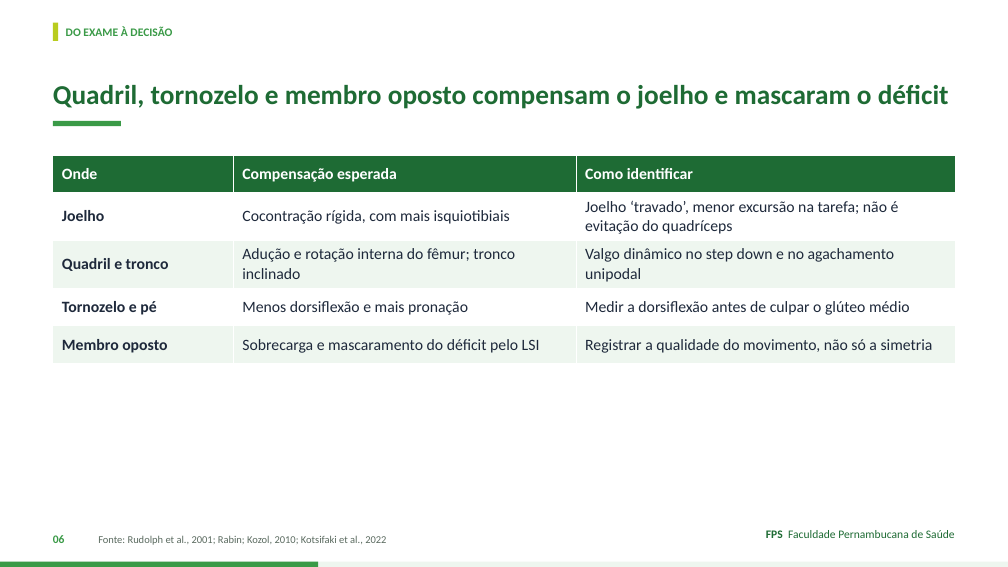
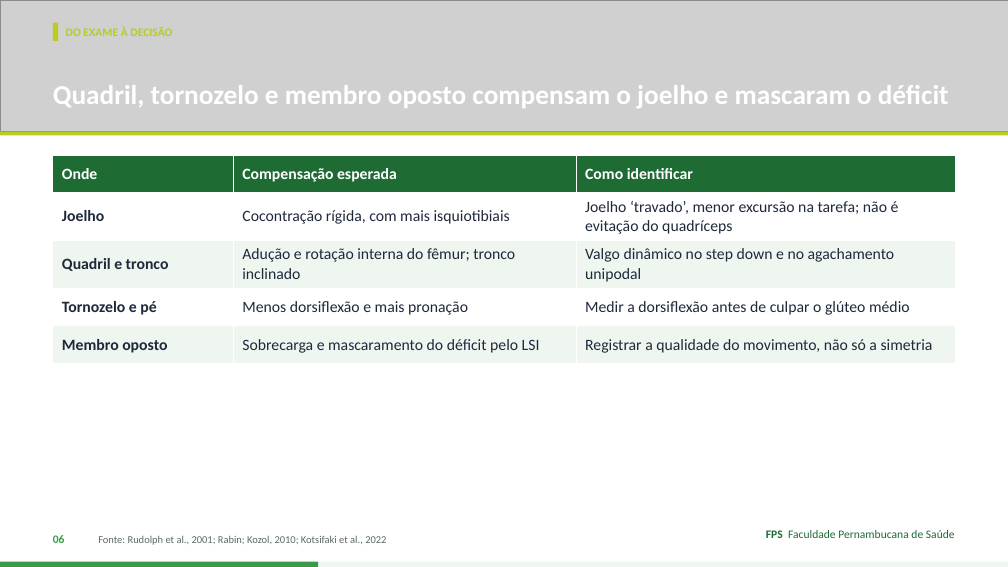
Before and after one commit to Institutomoraisandrade/CRM, a slide deck: slide 6 of trabalho-fps/trabalhos/2026-11-09-caso04-lca-lcm/apresentacao.pptx. Drawn at 1008x567 pixels with LibreOffice and Linux fonts; fonts in the diff are those of the drawing; grey boxes stand for pictures. Boxes give left, top, right and bottom in pixels: in the first picture for what was removed or moved away, otherwise in the second. Text is boxed around its words. In the diff, an @@ line names an element or a change of style, - is before the commit and + after.

```diff
--- a/trabalho-fps/trabalhos/2026-11-09-caso04-lca-lcm/apresentacao.pptx
+++ b/trabalho-fps/trabalhos/2026-11-09-caso04-lca-lcm/apresentacao.pptx
@@ picture added at (x1=0, y1=0, x2=1008, y2=132) @@
@@ text "DO EXAME À DECISÃO" at (x1=66, y1=26, x2=172, y2=36): text colour #3A9A47 to #B9CC1F @@
@@ text "Quadril, tornozelo e membro oposto ..." at (x1=53, y1=85, x2=949, y2=108): text colour #1E6B34 to #FFFFFF @@
@@ rectangle added at (x1=0, y1=132, x2=1008, y2=135), fill #B9CC1F @@
@@ rectangle removed at (x1=53, y1=121, x2=121, y2=126) @@
```
Also in this commit, not shown: 18 other slides changed, 12 other files.
